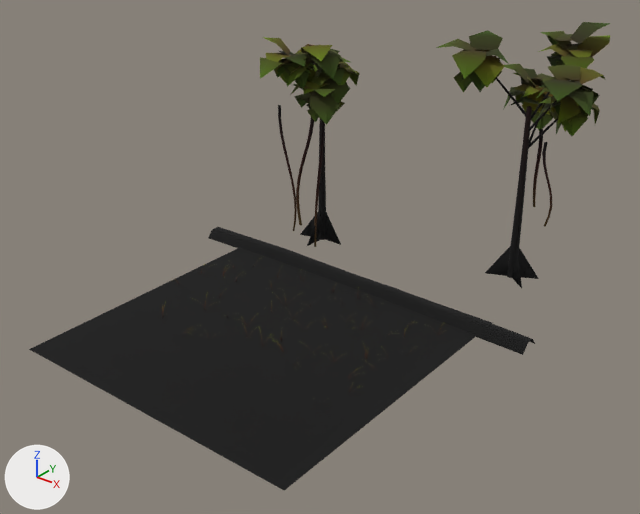
One commit to the glTF model assets/models/vegetation/patches/patch_paddy_edge_far.glb: the scene before it, then after it.
The view is the same before and after, from a camera (50 mm lens) standing at (18.1, -22.8, 16.0) and looking at (0.4, -0.7, 2.3). Every picture has the same lights, and +X, +Y and +Z are marked at lower left. The first picture is the older version. Vertices at exactly the same position are counted once.

Objects in the first picture: 'patch_paddy_edge_far'.
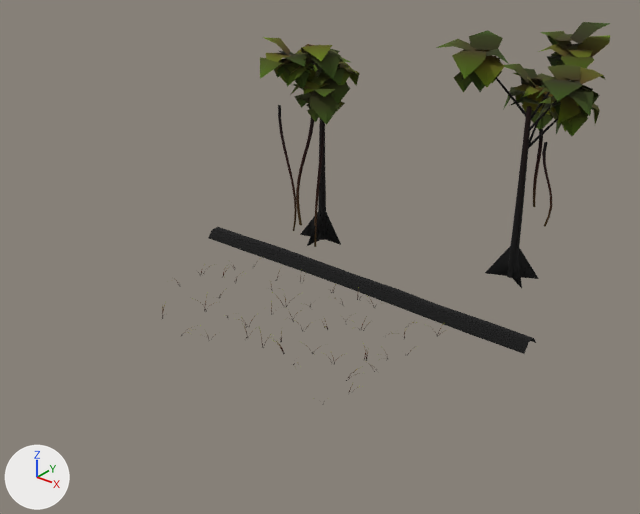
Patch to the scene script:
```diff
--- a/assets/models/vegetation/patches/patch_paddy_edge_far.glb.py
+++ b/assets/models/vegetation/patches/patch_paddy_edge_far.glb.py
@@ me_patch_paddy_edge_far @@
 # used by ob_patch_paddy_edge_far; location = (0.0, 0.0, 0.0)
 # verts and faces of me_patch_paddy_edge_far; kept vertices keep their numbers, new ones are numbered from 2631
 # before: 36 (7.5, 1.4, 0.0) at pixel (523, 355), 37 (7.5, 1.7, 0.3) at pixel (527, 343), 38 (7.5, 2.0, 0.3) at pixel (532, 338), 39 (7.5, 2.3, 0.0) at pixel (535, 344)
-me_patch_paddy_edge_far.from_pydata(...)  # 2631 vertices, 2571 faces; spans x -7.5..7.5, y -8.8..9.9, z -0.1..9.8
+me_patch_paddy_edge_far.from_pydata(...)  # 2627 vertices, 2569 faces; spans x -7.5..7.5, y -5.3..9.9, z -0.1..9.8
+# me_patch_paddy_edge_far part 1: the loose piece of 4 vertices spanning x -5.7..5.7, y -8.8..2.6, z 0.1 is deleted
+# me_patch_paddy_edge_far part 2
+for i in [36, 38, 39]: verts[i] += (0.0, 0.1, 0.0)
+verts[37] = (7.5, 1.7, 0.3)  # moved, pixel (528, 342)
 me_patch_paddy_edge_far.materials.append(mat_jungle_atlas)
```

Where the change shows, as pixel boxes [x1, y1, x2, y2] in the pictures (640 x 514 px; the box of a moved part takes in the faces that stretch with it):
'patch_paddy_edge_far', reshaped (23% narrower, 18% shorter): before [29, 22, 611, 490]; after [162, 22, 611, 405]
part 1 of me_patch_paddy_edge_far, deleted: before [29, 248, 492, 490]
part 2 of me_patch_paddy_edge_far, moved or reshaped: before [476, 321, 535, 355]; after [475, 321, 536, 354]
